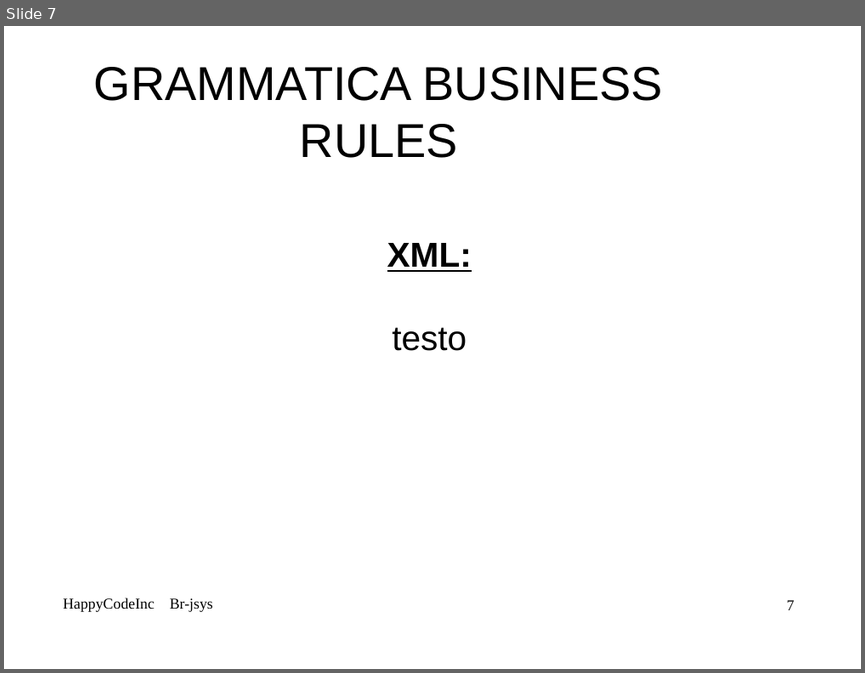
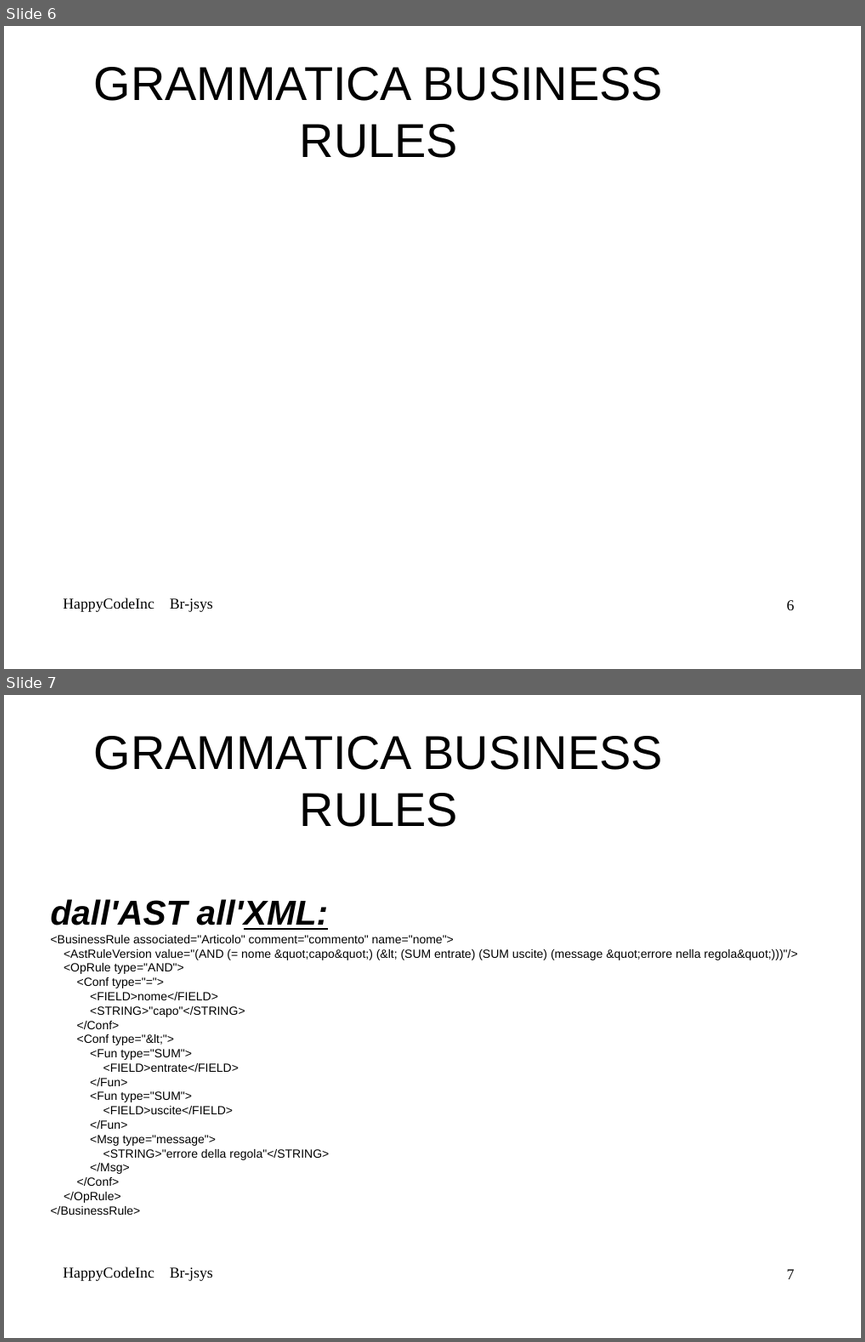
Before and after one commit to mbortola/br-jsys, a slide deck: trunk/RPD-presentation/Alessia-RPD.odp. Shown one above the other, each under a label of ours: slide 7 before the commit, slides 6 and 7 after it. The pictures are 865x673 and 865x1342 pixels, drawn with LibreOffice and Linux fonts; fonts in the diff are those of the drawing; background and template pictures are left out. Boxes give left, top, right and bottom in pixels: in the first picture for what was removed or moved away, otherwise in the second. Text is boxed around its words. In the diff, an @@ line names an element or a change of style, - is before the commit and + after.

```diff
--- a/trunk/RPD-presentation/Alessia-RPD.odp
+++ b/trunk/RPD-presentation/Alessia-RPD.odp
@@ slide 7 added at [4, 695, 861, 1338], background picture (left out); not listed: 1 template element that a slide beside it also shows @@
@@ title added at [94, 736, 663, 827], 44 pt, text #000000 @@
+GRAMMATICA BUSINESS RULES
@@ subtitle added at [51, 899, 797, 1214], 11 pt, text #000000 @@
+dall'AST all'XML:
+<BusinessRule associated="Articolo" comment="commento" name="nome">
+<AstRuleVersion value="(AND (= nome &quot;capo&quot;) (&lt; (SUM entrate) (SUM uscite) (message &quot;errore nella regola&quot;)))"/>
+<OpRule type="AND">
+<Conf type="=">
+<FIELD>nome</FIELD>
+<STRING>"capo"</STRING>
+</Conf>
+<Conf type="&lt;">
+<Fun type="SUM">
+<FIELD>entrate</FIELD>
+</Fun>
+<Fun type="SUM">
+<FIELD>uscite</FIELD>
+</Fun>
+<Msg type="message">
+<STRING>"errore della regola"</STRING>
+</Msg>
+</Conf>
+</OpRule>
+</BusinessRule>
@@ text added at [63, 1266, 213, 1281], 14 pt, text #000000 @@
+HappyCodeInc Br-jsys
@@ what was slide 7 is now slide 6 @@
@@ slide 6 changed as well @@
@@ subtitle removed at [387, 243, 472, 351] @@
-XML:
-testo
@@ page number at [787, 600, 794, 610]: text changed @@
-7
+6
```
Also in this commit, not shown: 5 other slides changed, 1 slide removed.
